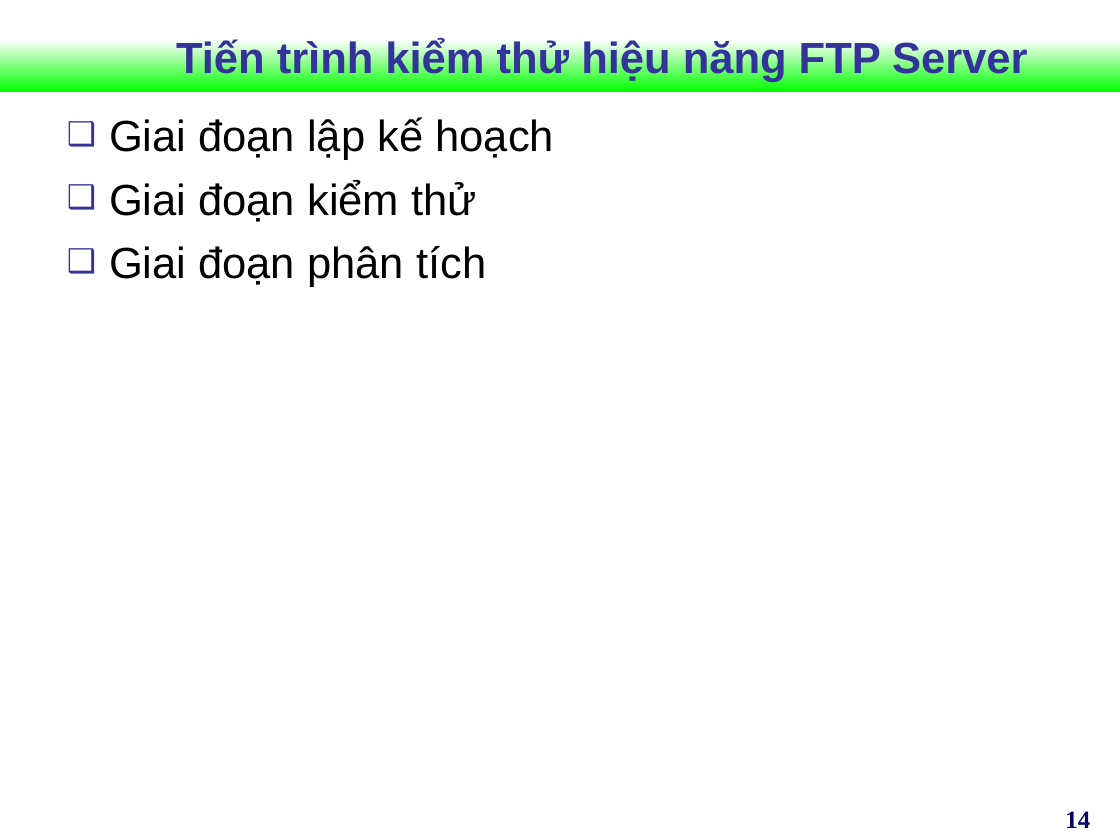
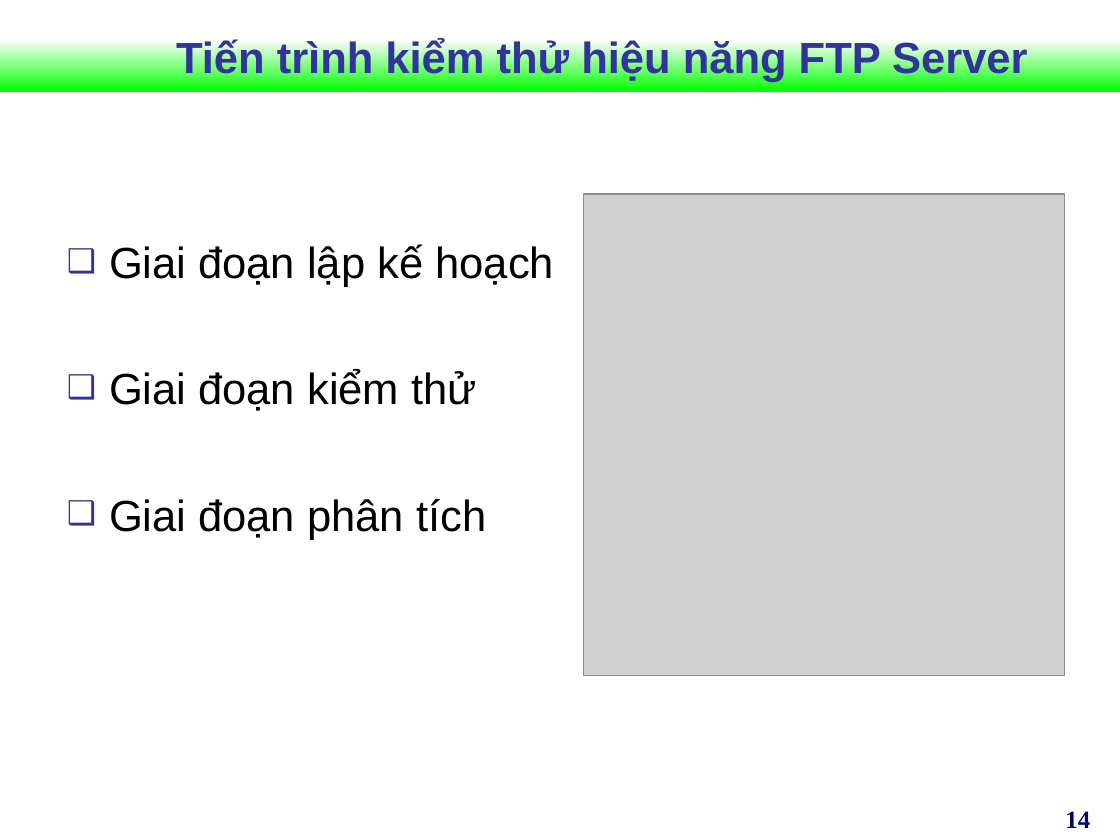
Before and after one commit to Vunb/luanvantotnghiephakhue, a slide deck: slide 14 of Document_luanvan/Slide_HKhue.ppt. Drawn at 1120x840 pixels with LibreOffice and Linux fonts; fonts in the diff are those of the drawing; grey boxes stand for pictures; background and template pictures are left out. Boxes give left, top, right and bottom in pixels: in the first picture for what was removed or moved away, otherwise in the second. Text is boxed around its words. In the diff, an @@ line names an element or a change of style, - is before the commit and + after.

```diff
--- a/Document_luanvan/Slide_HKhue.ppt
+++ b/Document_luanvan/Slide_HKhue.ppt
@@ text "Giai đoạn lập kế hoạch" rewrapped from bbox=[109, 117, 554, 287] to bbox=[109, 244, 554, 540] @@
@@ picture added at bbox=[584, 194, 1065, 675] @@
```
Also in this commit, not shown: 2 other slides changed.
